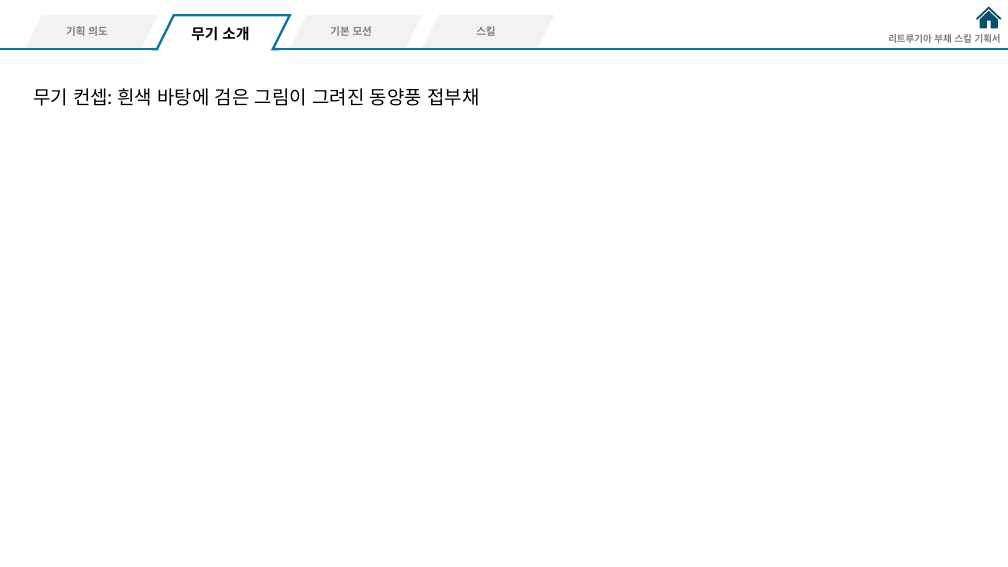
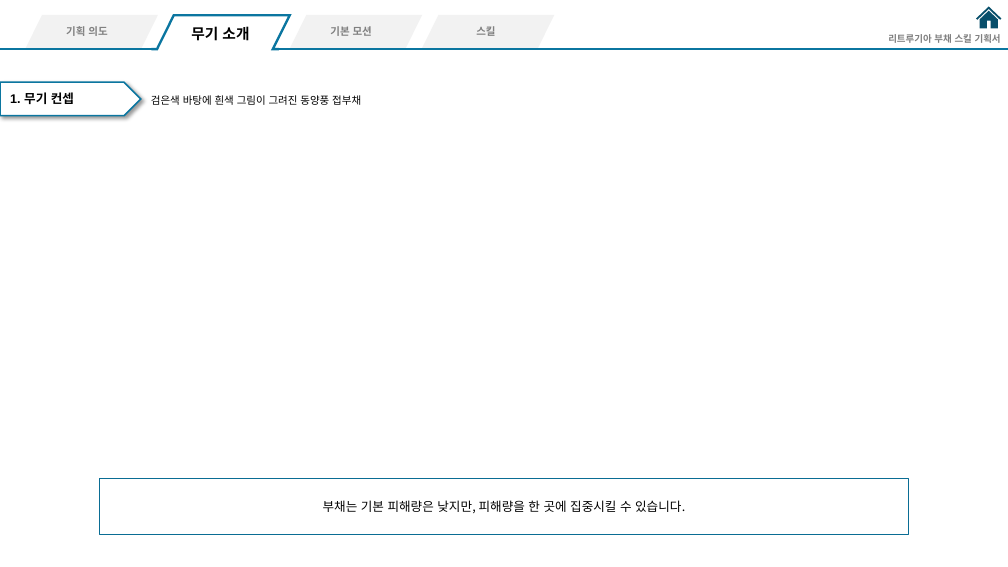
Before and after one commit to hjs0913/GameDesign, a slide deck: slide 5 of 액션&경영 RPG/스킬/리트루기아_부채스킬기획.pptx. Drawn at 1008x567 pixels with LibreOffice and Linux fonts; fonts in the diff are those of the drawing. Boxes give left, top, right and bottom in pixels: in the first picture for what was removed or moved away, otherwise in the second. Text is boxed around its words. In the diff, an @@ line names an element or a change of style, - is before the commit and + after.

```diff
--- a/액션&경영 RPG/스킬/리트루기아_부채스킬기획.pptx
+++ b/액션&경영 RPG/스킬/리트루기아_부채스킬기획.pptx
@@ pentagon arrow added at (0,82,141,116), fill #FFFFFF, outline #0B76A0 1.5 pt @@
@@ text added at (10,92,74,104), 12 pt, text #000000, bold @@
+1. 무기 컨셉
@@ text at (151,95,361,105): text changed; size 18 to 10 pt; font Noto Sans CJK KR to Arial @@
-무기 컨셉: 흰색 바탕에 검은 그림이 그려진 동양풍 접부채
+검은색 바탕에 흰색 그림이 그려진 동양풍 접부채
@@ rectangle added at (100,479,908,535), outline #0A6D94 1 pt, 12 pt, text #000000 @@
+부채는 기본 피해량은 낮지만, 피해량을 한 곳에 집중시킬 수 있습니다.
```
Also in this commit, not shown: 1 other slide changed, 1 slide added.
